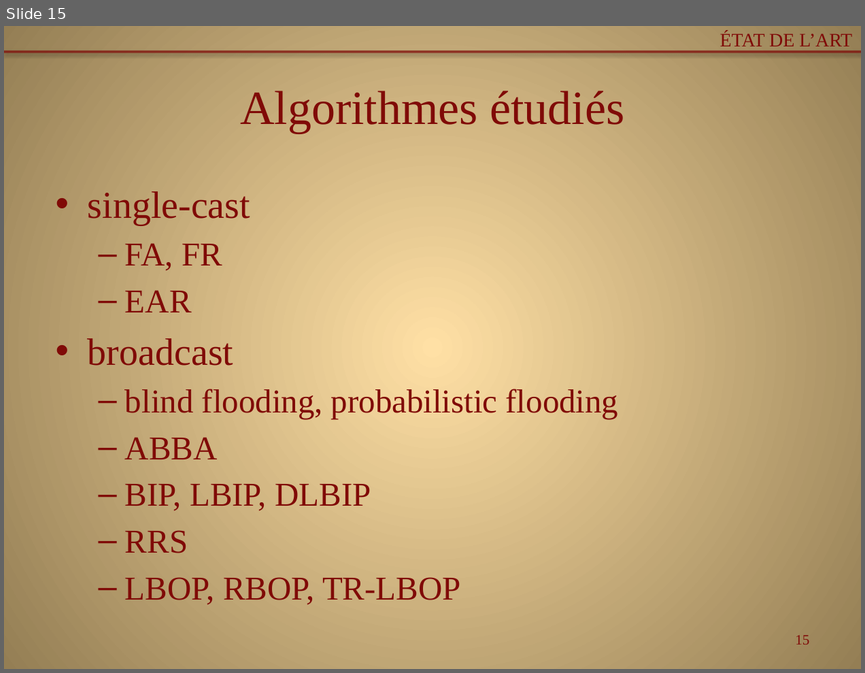
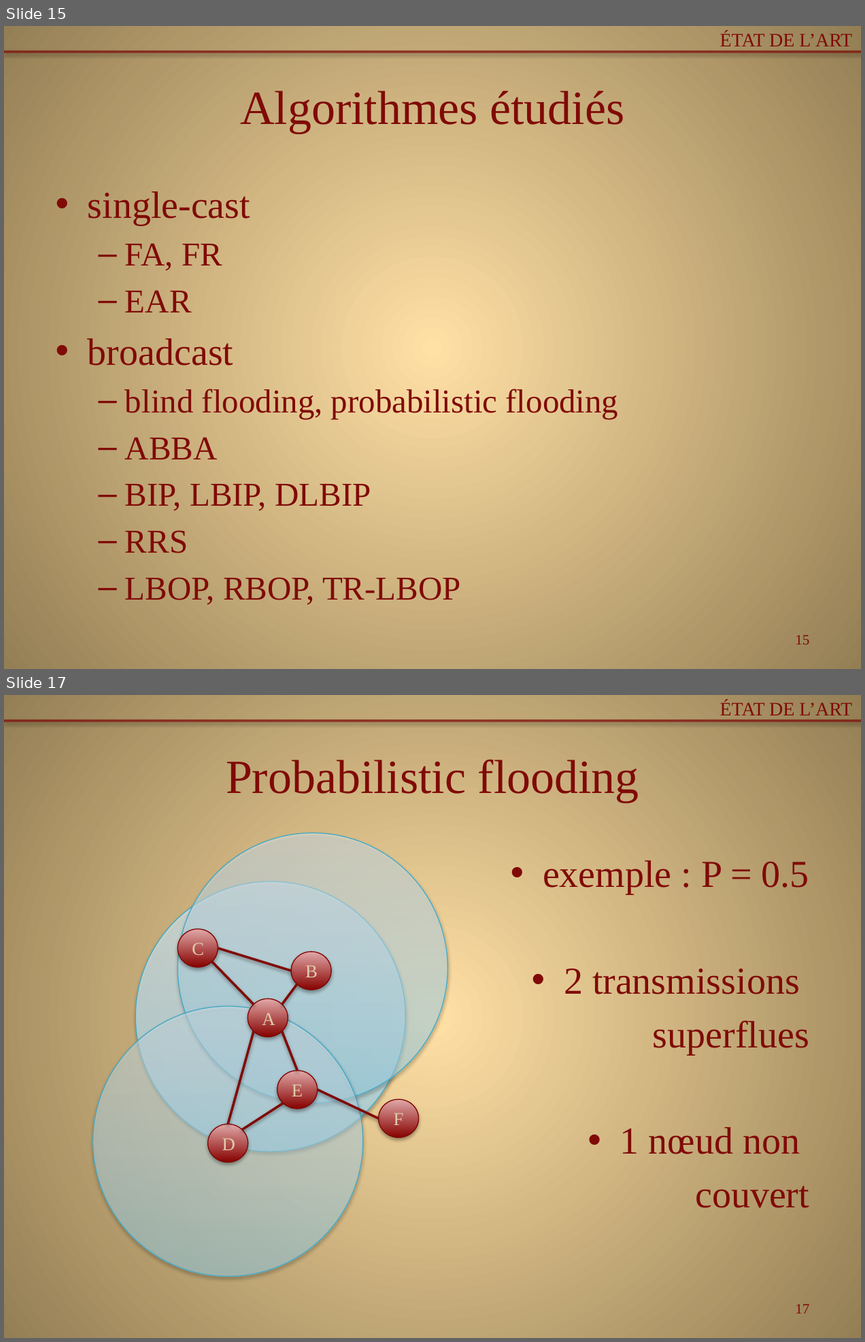
Before and after one commit to Patre/Energy-saving-in-sensors--networks, a slide deck: Redaction/pres.pptx. Shown one above the other, each under a label of ours: slide 15 before the commit, slides 15 and 17 after it; the slides between them are not shown. The pictures are 865x673 and 865x1342 pixels, drawn with LibreOffice and Linux fonts; fonts in the diff are those of the drawing. Boxes give left, top, right and bottom in pixels: in the first picture for what was removed or moved away, otherwise in the second. Text is boxed around its words. In the diff, an @@ line names an element or a change of style, - is before the commit and + after.

```diff
--- a/Redaction/pres.pptx
+++ b/Redaction/pres.pptx
@@ slide 17 added at [4,695,861,1338], background gradient #FFDFA6 to #957E54; not listed: 1 template element that a slide beside it also shows @@
@@ text added at [720,700,852,715], 16 pt, text #800A07 @@
+ÉTAT DE L’ART
@@ title added at [226,760,639,802], 40 pt, text #800A07 @@
+Probabilistic flooding
@@ ellipse added at [178,833,448,1103], fill gradient #A7E6FF to #C1EDFF to #E7F8FF, outline #46AAC5 0.75 pt @@
@@ text added at [543,860,809,1208], 32 pt, text #800A07 @@
+• exemple : P = 0.5
+• 2 transmissions
+superflues
+• 1 nœud non
+couvert
@@ ellipse added at [136,882,406,1152], fill gradient #A7E6FF to #C1EDFF to #E7F8FF, outline #46AAC5 0.75 pt @@
@@ ellipse added at [178,929,218,968], fill gradient #870300 to #E0A9A9, outline #800704 0.75 pt, 15.3 pt, text #E0CDA9 @@
+C
@@ line added from (291, 971) to (218, 948), #800A07 2 pt @@
@@ ellipse added at [291,951,331,989], fill gradient #870300 to #E0A9A9, outline #800704 0.75 pt, 15.3 pt, text #E0CDA9 @@
+B
@@ line added from (212, 962) to (254, 1004), #800A07 2 pt @@
@@ ellipse added at [247,998,288,1037], fill gradient #870300 to #E0A9A9, outline #800704 0.75 pt, 15.3 pt, text #E0CDA9 @@
+A
@@ line added from (281, 1004) to (297, 984), #800A07 2 pt @@
@@ ellipse added at [93,1006,363,1276], fill gradient #A7E6FF to #C1EDFF to #E7F8FF, outline #46AAC5 0.75 pt @@
@@ line added from (254, 1031) to (228, 1123), #800A07 2 pt @@
@@ line added from (281, 1031) to (297, 1070), #800A07 2 pt @@
@@ ellipse added at [277,1070,317,1109], fill gradient #870300 to #E0A9A9, outline #800704 0.75 pt, 15.3 pt, text #E0CDA9 @@
+E
@@ line added from (317, 1089) to (379, 1118), #800A07 2 pt @@
@@ ellipse added at [379,1100,419,1138], fill gradient #870300 to #E0A9A9, outline #800704 0.75 pt, 15.3 pt, text #E0CDA9 @@
+F
@@ line added from (242, 1130) to (283, 1103), #800A07 2 pt @@
@@ ellipse added at [208,1123,248,1162], fill gradient #870300 to #E0A9A9, outline #800704 0.75 pt, 15.3 pt, text #E0CDA9 @@
+D
@@ page number added at [795,1304,809,1313], 12 pt, text #800A07 @@
+17
```
Also in this commit, not shown: 1 slide changed, 1 other slide added.
